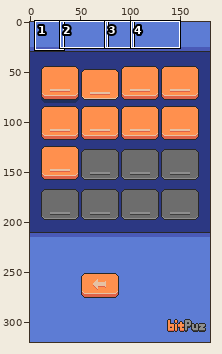
Two states of a pixel-art file, 64Bit.aseprite. Above: a wide view before the commit, with the close-up outlined.
Close-up. First the earlier version:
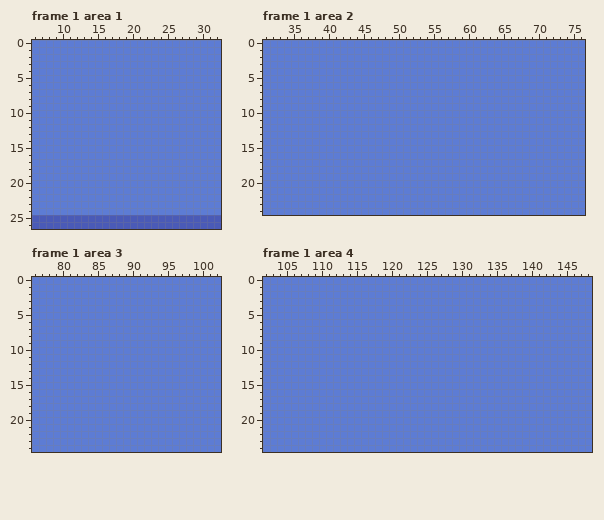
180x320 pixels, 2 frames. Shown: frame 1 area 1: x 6..32, y 0..26; frame 1 area 2: x 31..76, y 0..24; frame 1 area 3: x 76..102, y 0..24; frame 1 area 4: x 102..148, y 0..24. The commit also changed other frames or places, which this record leaves out.
And afterwards:
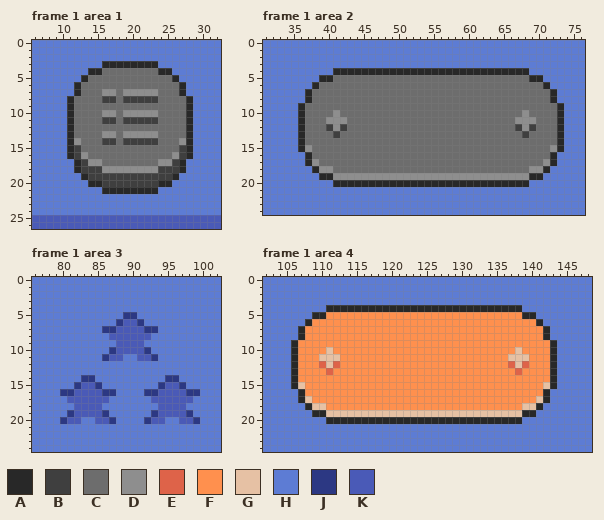
Palette (. is transparent): A #282828  B #3f3f3f  C #6d6d6d  D #8e8e8e  E #de6349  F #ff904e  G #e6c1a4  H #5d7cd4  J #2c3883  K #4a5ab7
What changed:
layer "Top/CountFrame" now shown
layer "Top/Star" now shown
layer "Top/StageFrame" now shown
layer "Top/Pause" now shown
Changed rows in their new state; - is an unchanged pixel.
Frame 1 area 1, layer "Top/Pause":
first column x 11:
 3 -----AAAAAAAA-----
 4 ---AACCCCCCCCAA---
 5 --ACCCCCCCCCCCCA--
 6 -ACCCCCCCCCCCCCCA-
 7 -ACCCDDCDDDDDCCCA-
 8 ACCCCBBCBBBBBCCCCA
 9 ACCCCCCCCCCCCCCCCA
10 ACCCCDDCDDDDDCCCCA
11 ACCCCBBCBBBBBCCCCA
12 ACCCCCCCCCCCCCCCCA
13 ACCCCDDCDDDDDCCCCA
14 ADCCCBBCBBBBBCCCDA
15 ABCCCCCCCCCCCCCCBA
16 ABDCCCCCCCCCCCCDBA
17 -ABDDCCCCCCCCDDBA-
18 -ABBBDDDDDDDDBBBA-
19 --ABBBBBBBBBBBBA--
20 ---AABBBBBBBBAA---
21 -----AAAAAAAA-----
Frame 1 area 2, layer "Top/StageFrame":
first column x 36:
 4 -----AAAAAAAAAAAAAAAAAAAAAAAAAAAA-----
 5 ---AACCCCCCCCCCCCCCCCCCCCCCCCCCCCAA---
 6 --ACCCCCCCCCCCCCCCCCCCCCCCCCCCCCCCCA--
 7 -ACCCCCCCCCCCCCCCCCCCCCCCCCCCCCCCCCCA-
 8 -ACCCCCCCCCCCCCCCCCCCCCCCCCCCCCCCCCCA-
 9 ACCCCCCCCCCCCCCCCCCCCCCCCCCCCCCCCCCCCA
10 ACCCCDCCCCCCCCCCCCCCCCCCCCCCCCCCDCCCCA
11 ACCCDDDCCCCCCCCCCCCCCCCCCCCCCCCDDDCCCA
12 ACCCBDBCCCCCCCCCCCCCCCCCCCCCCCCBDBCCCA
13 ACCCCBCCCCCCCCCCCCCCCCCCCCCCCCCCBCCCCA
14 ACCCCCCCCCCCCCCCCCCCCCCCCCCCCCCCCCCCCA
15 ADCCCCCCCCCCCCCCCCCCCCCCCCCCCCCCCCCCDA
16 -ACCCCCCCCCCCCCCCCCCCCCCCCCCCCCCCCCCA-
17 -ADCCCCCCCCCCCCCCCCCCCCCCCCCCCCCCCCDA-
18 --ADDCCCCCCCCCCCCCCCCCCCCCCCCCCCCDDA--
19 ---AADDDDDDDDDDDDDDDDDDDDDDDDDDDDAA---
20 -----AAAAAAAAAAAAAAAAAAAAAAAAAAAA-----
Frame 1 area 3, layer "Top/Star":
first column x 80:
 5 ---------JJ---------
 6 --------JKKJ--------
 7 ------JJKKKKJJ------
 8 -------KKKKKK-------
 9 --------KKKK--------
10 -------JKKKKJ-------
11 ------JKK--KKJ------
14 ---JJ----------JJ---
15 --JKKJ--------JKKJ--
16 JJKKKKJJ----JJKKKKJJ
17 -KKKKKK------KKKKKK-
18 --KKKK--------KKKK--
19 -JKKKKJ------JKKKKJ-
20 JKK--KKJ----JKK--KKJ
Frame 1 area 4, layer "Top/CountFrame":
first column x 106:
 4 -----AAAAAAAAAAAAAAAAAAAAAAAAAAAA-----
 5 ---AAFFFFFFFFFFFFFFFFFFFFFFFFFFFFAA---
 6 --AFFFFFFFFFFFFFFFFFFFFFFFFFFFFFFFFA--
 7 -AFFFFFFFFFFFFFFFFFFFFFFFFFFFFFFFFFFA-
 8 -AFFFFFFFFFFFFFFFFFFFFFFFFFFFFFFFFFFA-
 9 AFFFFFFFFFFFFFFFFFFFFFFFFFFFFFFFFFFFFA
10 AFFFFGFFFFFFFFFFFFFFFFFFFFFFFFFFGFFFFA
11 AFFFGGGFFFFFFFFFFFFFFFFFFFFFFFFGGGFFFA
12 AFFFEGEFFFFFFFFFFFFFFFFFFFFFFFFEGEFFFA
13 AFFFFEFFFFFFFFFFFFFFFFFFFFFFFFFFEFFFFA
14 AFFFFFFFFFFFFFFFFFFFFFFFFFFFFFFFFFFFFA
15 AGFFFFFFFFFFFFFFFFFFFFFFFFFFFFFFFFFFGA
16 -AFFFFFFFFFFFFFFFFFFFFFFFFFFFFFFFFFFA-
17 -AGFFFFFFFFFFFFFFFFFFFFFFFFFFFFFFFFGA-
18 --AGGFFFFFFFFFFFFFFFFFFFFFFFFFFFFGGA--
19 ---AAGGGGGGGGGGGGGGGGGGGGGGGGGGGGAA---
20 -----AAAAAAAAAAAAAAAAAAAAAAAAAAAA-----
